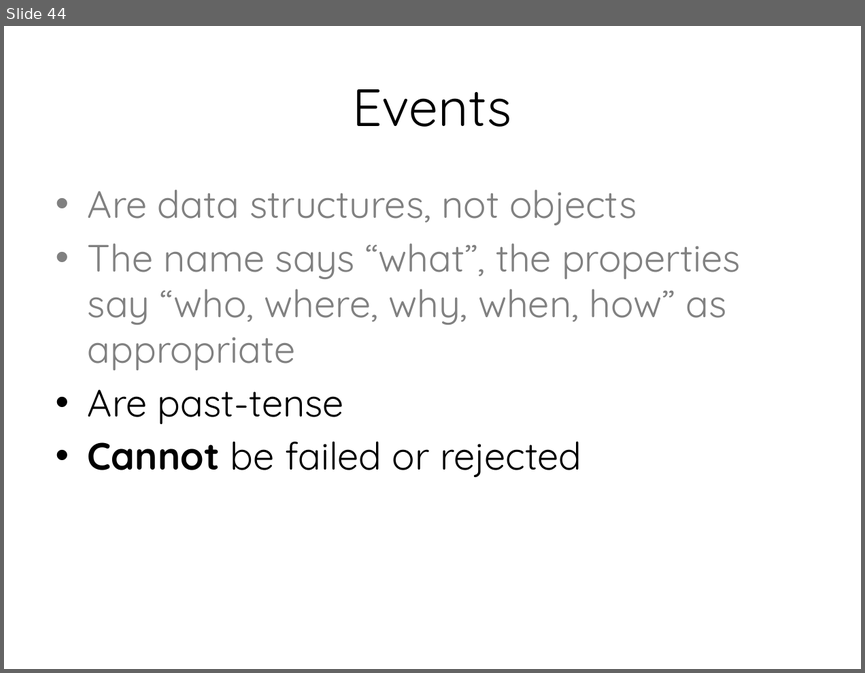
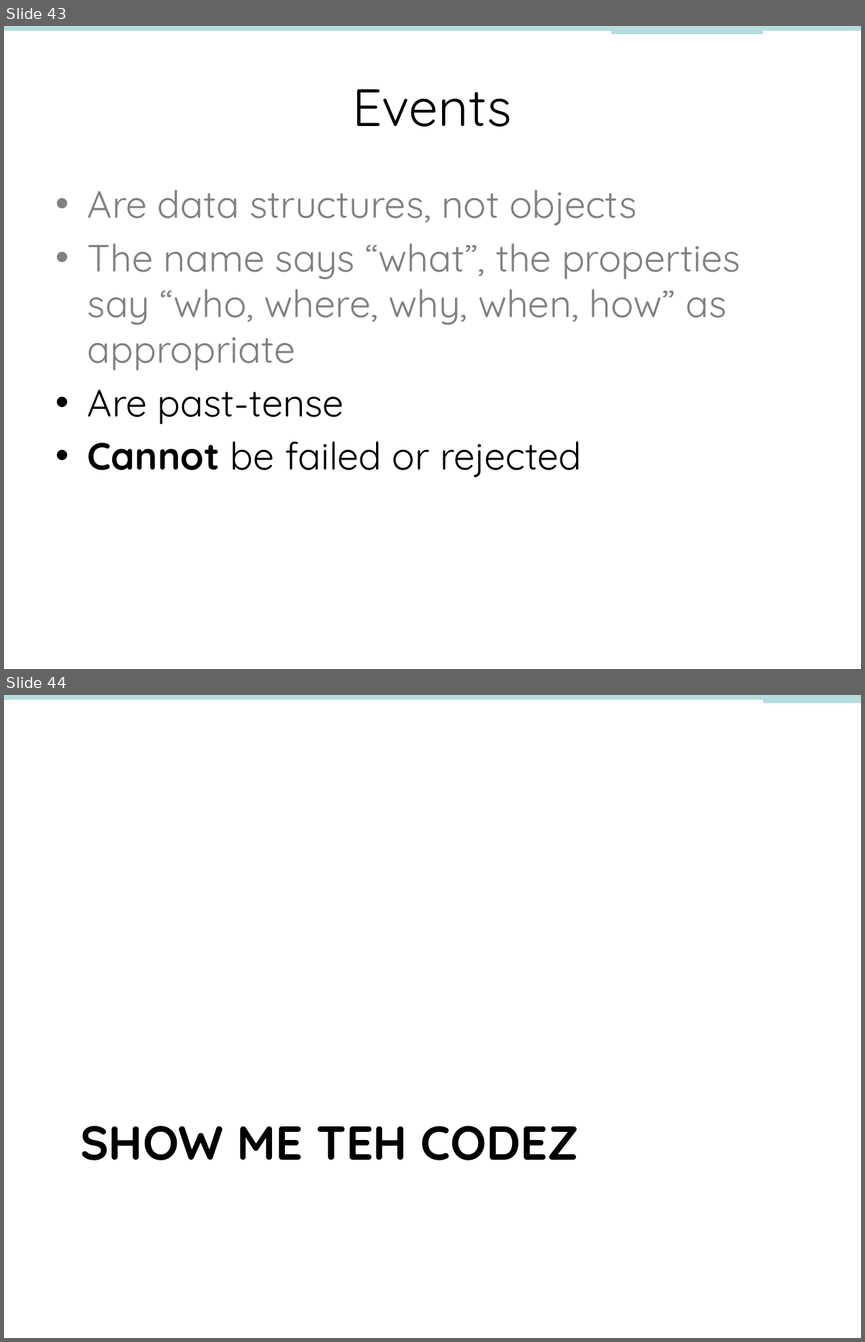
Before and after one commit to nbarnwell/OrderManagementSystem, a slide deck: DDD, CQRS and Event Sourcing.pptx. Shown one above the other, each under a label of ours: slide 44 before the commit, slides 43 and 44 after it. The pictures are 865x673 and 865x1342 pixels, drawn with LibreOffice and Linux fonts; fonts in the diff are those of the drawing. Boxes give left, top, right and bottom in pixels: in the first picture for what was removed or moved away, otherwise in the second. Text is boxed around its words. In the diff, an @@ line names an element or a change of style, - is before the commit and + after.

```diff
--- a/DDD, CQRS and Event Sourcing.pptx
+++ b/DDD, CQRS and Event Sourcing.pptx
@@ slide 44 added at (x1=4, y1=695, x2=861, y2=1338), background #FFFFFF; not listed: 1 template element that a slide beside it also shows @@
@@ line added from (763, 698) to (861, 698), #B6DCDF 8 pt @@
@@ title added at (x1=80, y1=1125, x2=579, y2=1160), 40 pt, text #000000, bold @@
+SHOW ME TEH CODEZ
@@ what was slide 44 is now slide 43 @@
@@ slide 43 changed as well @@
@@ line added from (4, 29) to (861, 29), #B6DCDF 4 pt @@
@@ line added from (611, 29) to (763, 29), #B6DCDF 8 pt @@
```
Also in this commit, not shown: 37 other slides changed, 9 other slides added, 10 slides removed, 10 other files.
